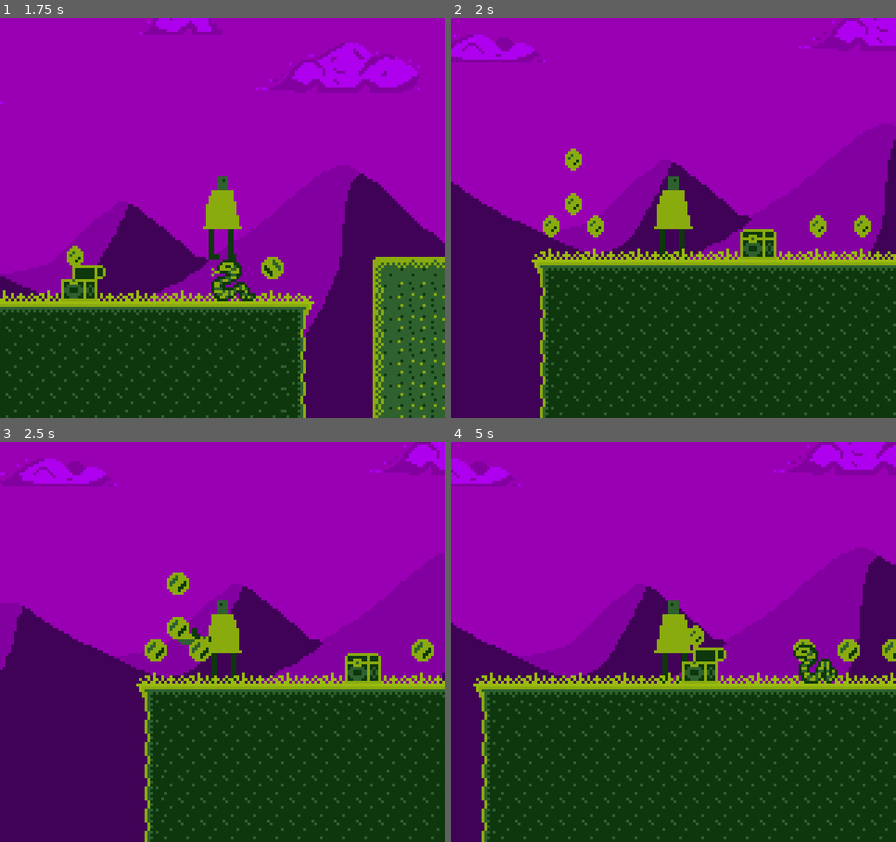
Above: before the commit, frames 1-4 (two rows, left to right).
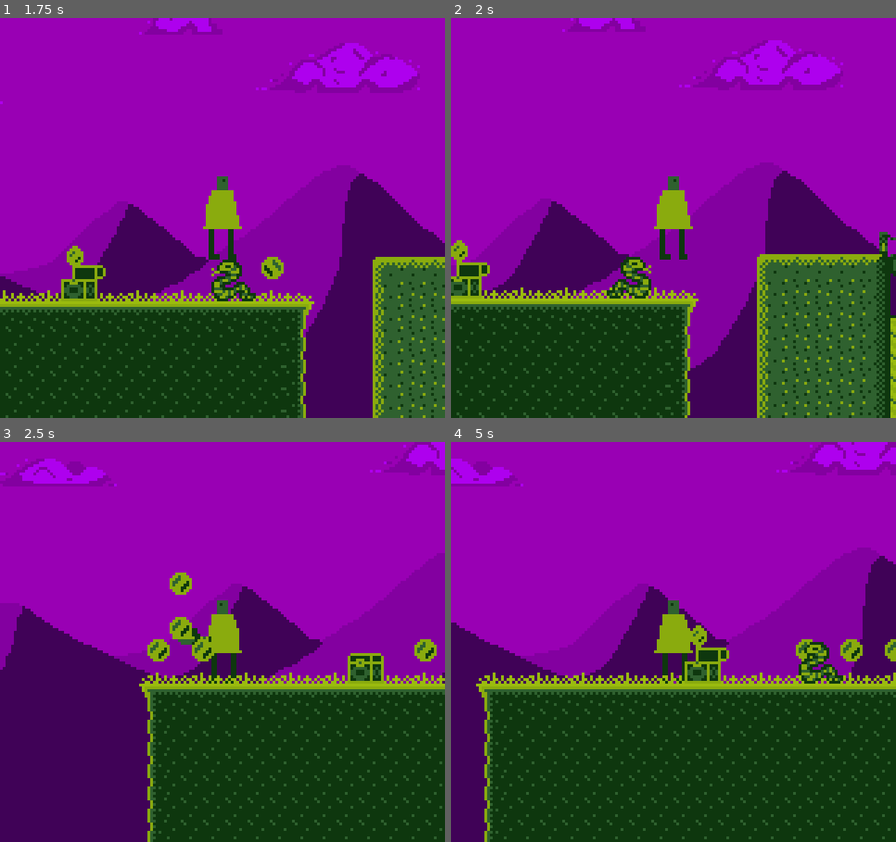
Above: after the commit, the same moments.

Repository: gutino/gamedev_studies
Game: Godot game, scene res://Assets/Levels/Level1/Level1.tscn
Two runs of this game, one before a commit and one after it. Both use one fixed random seed, a clock stepped at 60 frames per second and the inputs below.
Inputs:
- Up to frame 1 (1.75 s): hold Right (ui_right) from 0.53 s (still down); tap Z (attack) at 0.6 s; tap Space (ui_accept) at 0.77, 1.52 s; tap Shift (sprint) at 1.35 s
- Up to frame 2 (2 s): keep holding Right (ui_right)
- Up to frame 3 (2.5 s): release Right (ui_right) at 2.03 s; hold Left (ui_left) from 2.03 s (still down); tap Z (attack) at 2.1 s
- Up to frame 4 (5 s): release Left (ui_left) at 2.78 s; hold Right (ui_right) 2.78-4.28 s; tap Shift (sprint) at 2.85, 4.35 s; tap Space (ui_accept) at 3.02, 3.77, 4.52 s; tap Z (attack) at 3.6 s; hold Left (ui_left) from 4.28 s (still down)

Frame 1 is identical in both runs. In frame 2, 44% of the frame differs, in the area x 0-100%, y 0-100%; in frame 3, 6.1%; in frame 4, 8.9%.

Commit message:
add singletons files

Diff:
--- a/TMB_1/Assets/Actors/Characters/OurGuy/OurGuy.tscn
+++ b/TMB_1/Assets/Actors/Characters/OurGuy/OurGuy.tscn
@@ -12,7 +12,6 @@
 const _Sword = preload(\"OurSword.tscn\")
 
 export var _HorizontalVelocity := 80.0
-export var _GravityVelocity := 120
 export var _JumpForce := 180
 export var _JumpingDuration := 0.3
 export var _DiagonalFactor := 1.3
@@ -21,7 +20,6 @@
 export var _SprintVelocity := 130.0
 
 var _CurrSpeed := Vector2(0, 0)
-var _GravAcceleration := 0.25
 var _JumpDeaccel := 0.05
 var _IsJumping := false
 var _GoingLeft := false
@@ -42,7 +40,11 @@
 		if self._IsJumping:
 			self._CurrSpeed.y = lerp(self._CurrSpeed.y, 0, self._JumpDeaccel)
 		else:
-			self._CurrSpeed.y = lerp(self._CurrSpeed.y, self._GravityVelocity, self._GravAcceleration)
+			self._CurrSpeed.y = lerp(
+				self._CurrSpeed.y,
+				GlobalVars.GravitySpeed,
+				GlobalVars.GravityAccel
+			)
 
 func _process(delta):
 	if self._IsJumping:
--- a/TMB_1/Assets/Actors/Characters/OurSnek/OurSnek.gd
+++ b/TMB_1/Assets/Actors/Characters/OurSnek/OurSnek.gd
@@ -1,7 +1,6 @@
 extends KinematicBody2D
 
 export(float) var PatrolSpeed := 10.0
-export(float) var GravitySpeed := 9.0
 export(float) var ChasingFactor := 3.0
 
 var IsChasing := false
@@ -24,20 +23,21 @@
 	$EdgeChecker.position.x *= -1
 
 func _physics_process(delta):
+	CheckCollisions()
+
 	if !$EdgeChecker.is_colliding():
 		IsChasing = false
 		ChangeDirection()
 
 	if GoingRight:
-		CurrVelocity = Vector2(PatrolSpeed, GravitySpeed)
+		CurrVelocity = Vector2(PatrolSpeed, GlobalVars.GravitySpeed)
 	else:
-		CurrVelocity = Vector2(-PatrolSpeed, GravitySpeed)
+		CurrVelocity = Vector2(-PatrolSpeed, GlobalVars.GravitySpeed)
 
 	if IsChasing:
 		CurrVelocity.x *= ChasingFactor
 
 	self.move_and_slide(CurrVelocity)
-	CheckCollisions()
 
 func _process(delta):
 	if IsChasing:
--- /dev/null
+++ b/TMB_1/Assets/Scripts/Singletons/GlobalVars.gd
@@ -0,0 +1,4 @@
+extends Node
+
+var GravitySpeed := 120
+var GravityAccel := 0.25
--- a/TMB_1/project.godot
+++ b/TMB_1/project.godot
@@ -42,6 +42,10 @@
 run/main_scene="res://Assets/Levels/Level1/Level1.tscn"
 config/icon="res://icon.png"
 
+[autoload]
+
+GlobalVars="*res://Assets/Scripts/Singletons/GlobalVars.gd"
+
 [display]
 
 window/size/width=160
